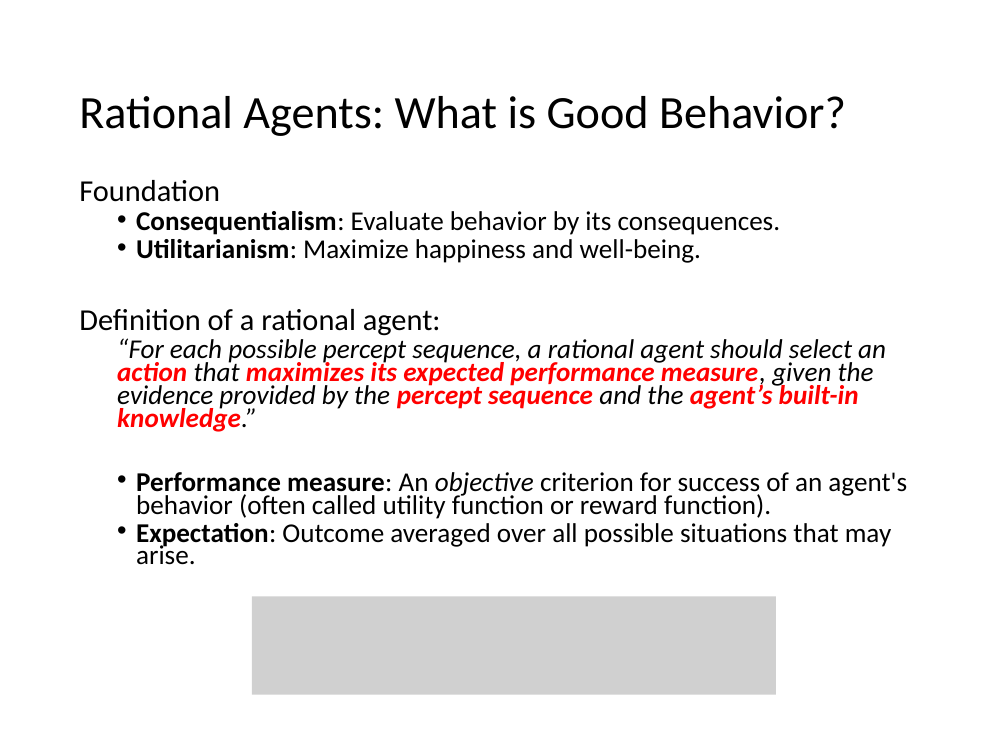
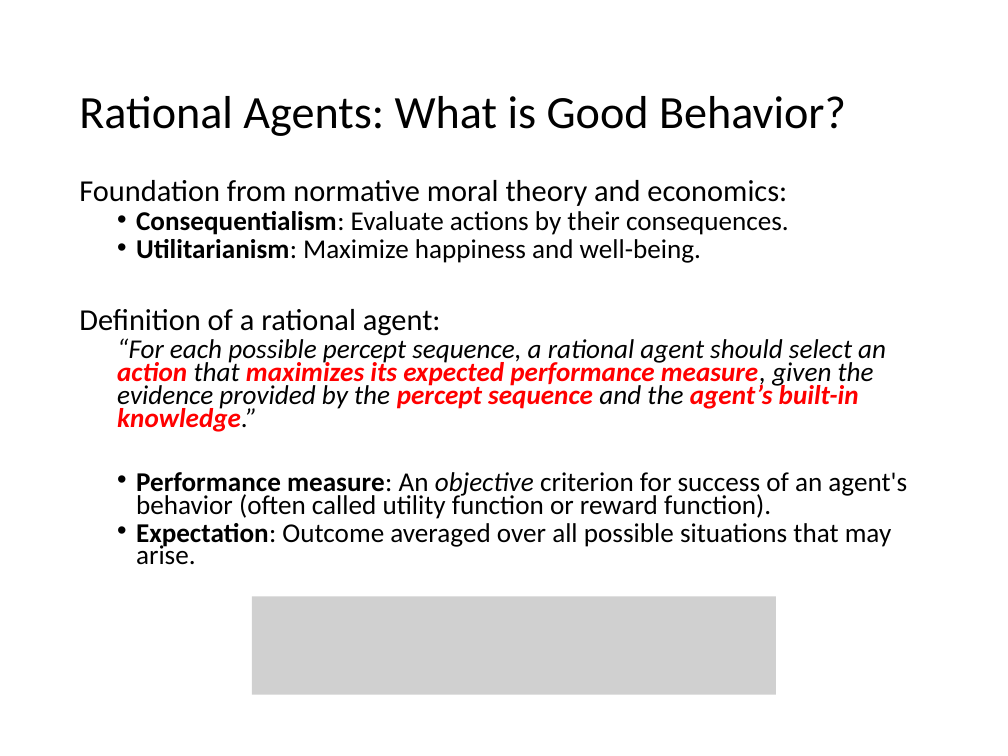
Before and after one commit to mhahsler/CS7320-AI, a slide deck: slide 8 of slides/02_agents.pptx. Drawn at 1008x756 pixels with LibreOffice and Linux fonts; fonts in the diff are those of the drawing; grey boxes stand for pictures. Boxes give left, top, right and bottom in pixels: in the first picture for what was removed or moved away, otherwise in the second. Text is boxed around its words. In the diff, an @@ line names an element or a change of style, - is before the commit and + after.

```diff
--- a/slides/02_agents.pptx
+++ b/slides/02_agents.pptx
@@ text at (x1=79, y1=180, x2=789, y2=235): text changed @@
-Foundation
-  • Consequentialism: Evaluate behavior by its consequences.
+Foundation from normative moral theory and economics:
+  • Consequentialism: Evaluate actions by their consequences.
```
Also in this commit, not shown: 3 other slides changed, 16 other files.
